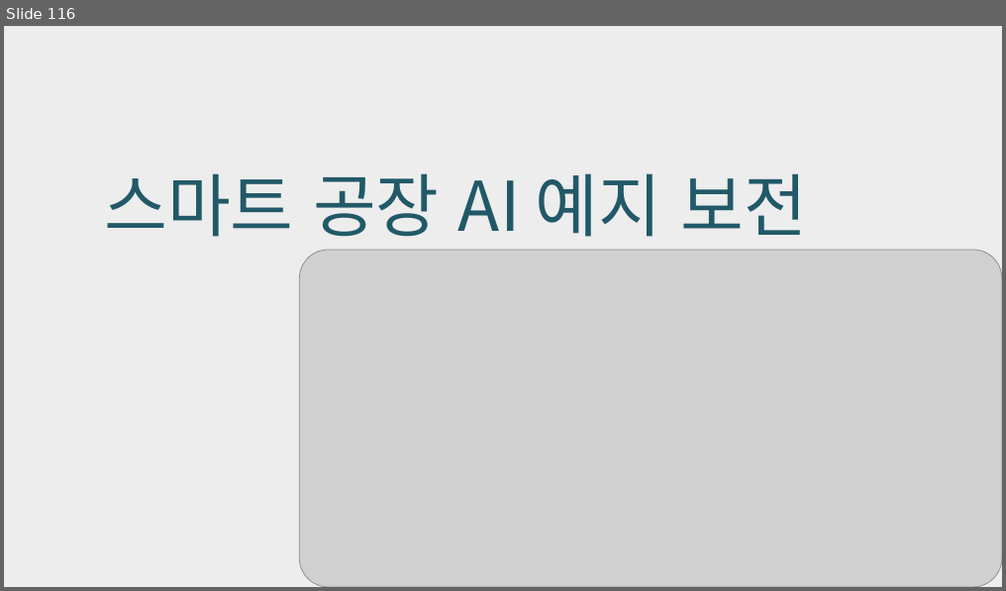
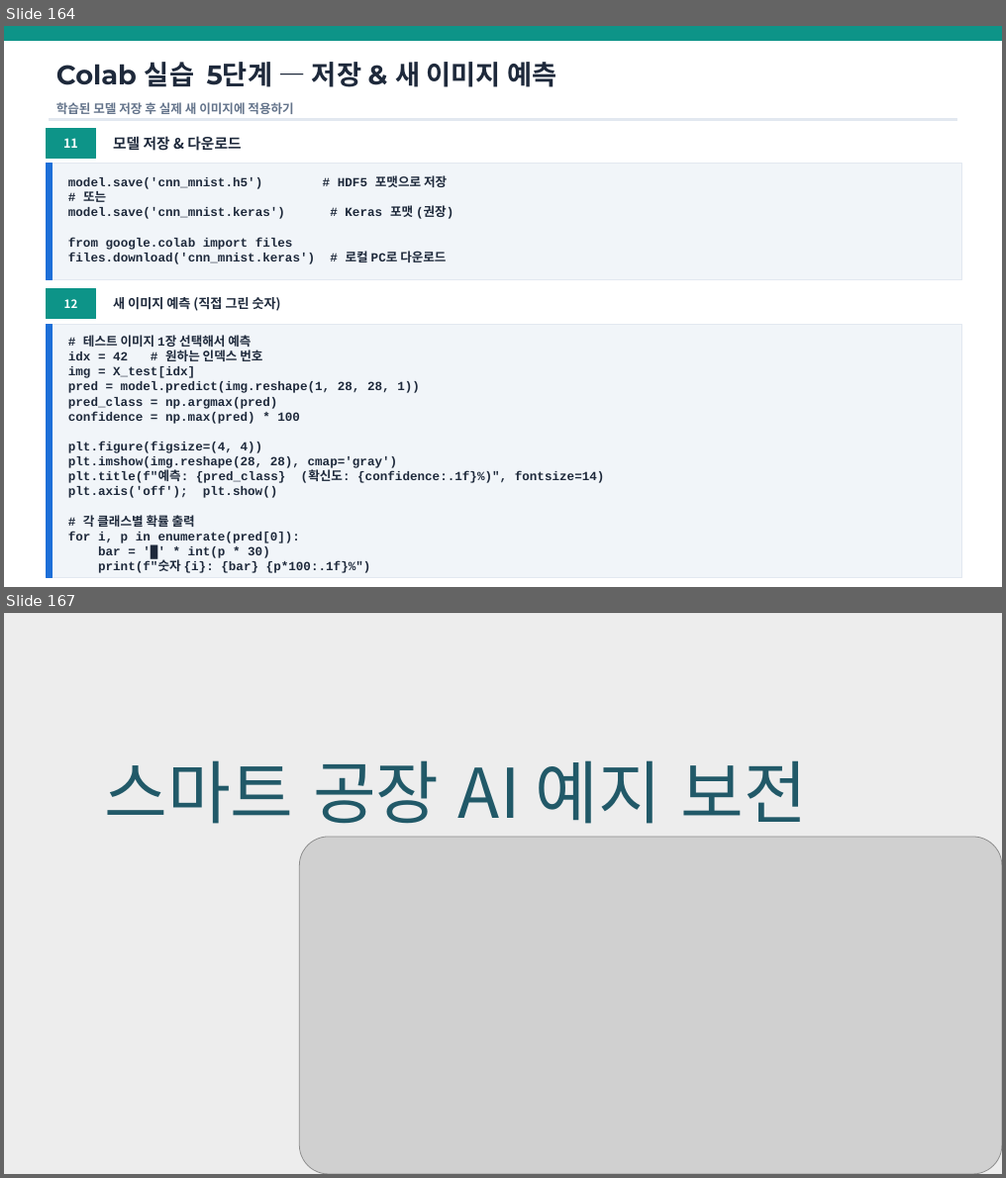
Before and after one commit to heartcom/Linux-Program, a slide deck: 강의자료_머신러닝_인공지능(2606).pptx. Shown one above the other, each under a label of ours: slide 116 before the commit, slides 164 and 167 after it; the slides between them are not shown. The pictures are 1006x591 and 1006x1178 pixels, drawn with LibreOffice and Linux fonts; fonts in the diff are those of the drawing; grey boxes stand for pictures. Boxes give left, top, right and bottom in pixels: in the first picture for what was removed or moved away, otherwise in the second. Text is boxed around its words. In the diff, an @@ line names an element or a change of style, - is before the commit and + after.

```diff
--- a/강의자료_머신러닝_인공지능(2606).pptx
+++ b/강의자료_머신러닝_인공지능(2606).pptx
@@ slide 164 added at box(4, 26, 1002, 587), background #FFFFFF @@
@@ rectangle added at box(4, 26, 1002, 41), fill #0D9488, outline #0D9488 1 pt @@
@@ text added at box(56, 62, 556, 87), 26 pt, text #1E293B, bold @@
+Colab 실습 5단계 — 저장 & 새 이미지 예측
@@ text added at box(56, 102, 293, 114), 12 pt, text #64748B, bold @@
+학습된 모델 저장 후 실제 새 이미지에 적용하기
@@ rectangle added at box(46, 129, 96, 159), fill #0D9488, outline #0D9488 1 pt @@
@@ rectangle added at box(49, 119, 957, 120), fill #E2E8F0, outline #E2E8F0 1 pt @@
@@ text added at box(63, 138, 78, 148), 12 pt, text #FFFFFF, bold @@
+11
@@ text added at box(113, 136, 241, 151), 14 pt, text #1E293B, bold @@
+모델 저장 & 다운로드
@@ rectangle added at box(46, 164, 962, 280), fill #F1F5F9, outline #E2E8F0 1 pt @@
@@ rectangle added at box(46, 164, 52, 280), fill #1D6FD8, outline #1D6FD8 1 pt @@
@@ text added at box(68, 177, 446, 265), 12 pt, text #1E293B, bold @@
+model.save('cnn_mnist.h5') # HDF5 포맷으로 저장
+# 또는
+model.save('cnn_mnist.keras') # Keras 포맷 (권장)
+from google.colab import files
+files.download('cnn_mnist.keras') # 로컬 PC로 다운로드
@@ rectangle added at box(46, 288, 96, 319), fill #0D9488, outline #0D9488 1 pt @@
@@ text added at box(64, 299, 78, 308), 11 pt, text #FFFFFF, bold @@
+12
@@ text added at box(113, 297, 281, 311), 12.5 pt, text #1E293B, bold @@
+새 이미지 예측 (직접 그린 숫자)
@@ rectangle added at box(46, 325, 962, 578), fill #F1F5F9, outline #E2E8F0 1 pt @@
@@ rectangle added at box(46, 325, 52, 578), fill #1D6FD8, outline #1D6FD8 1 pt @@
@@ text added at box(68, 335, 605, 573), 12 pt, text #1E293B, bold @@
+# 테스트 이미지 1장 선택해서 예측
+idx = 42 # 원하는 인덱스 번호
+img = X_test[idx]
+pred = model.predict(img.reshape(1, 28, 28, 1))
+pred_class = np.argmax(pred)
+confidence = np.max(pred) * 100
+plt.figure(figsize=(4, 4))
+plt.imshow(img.reshape(28, 28), cmap='gray')
+plt.title(f"예측: {pred_class} (확신도: {confidence:.1f}%)", fontsize=14)
+plt.axis('off'); plt.show()
+# 각 클래스별 확률 출력
+for i, p in enumerate(pred[0]):
+bar = '█' * int(p * 30)
+print(f"숫자 {i}: {bar} {p*100:.1f}%")
@@ what was slide 116 is now slide 167 @@
```
Also in this commit, not shown: 12 slides changed, 50 other slides added.
